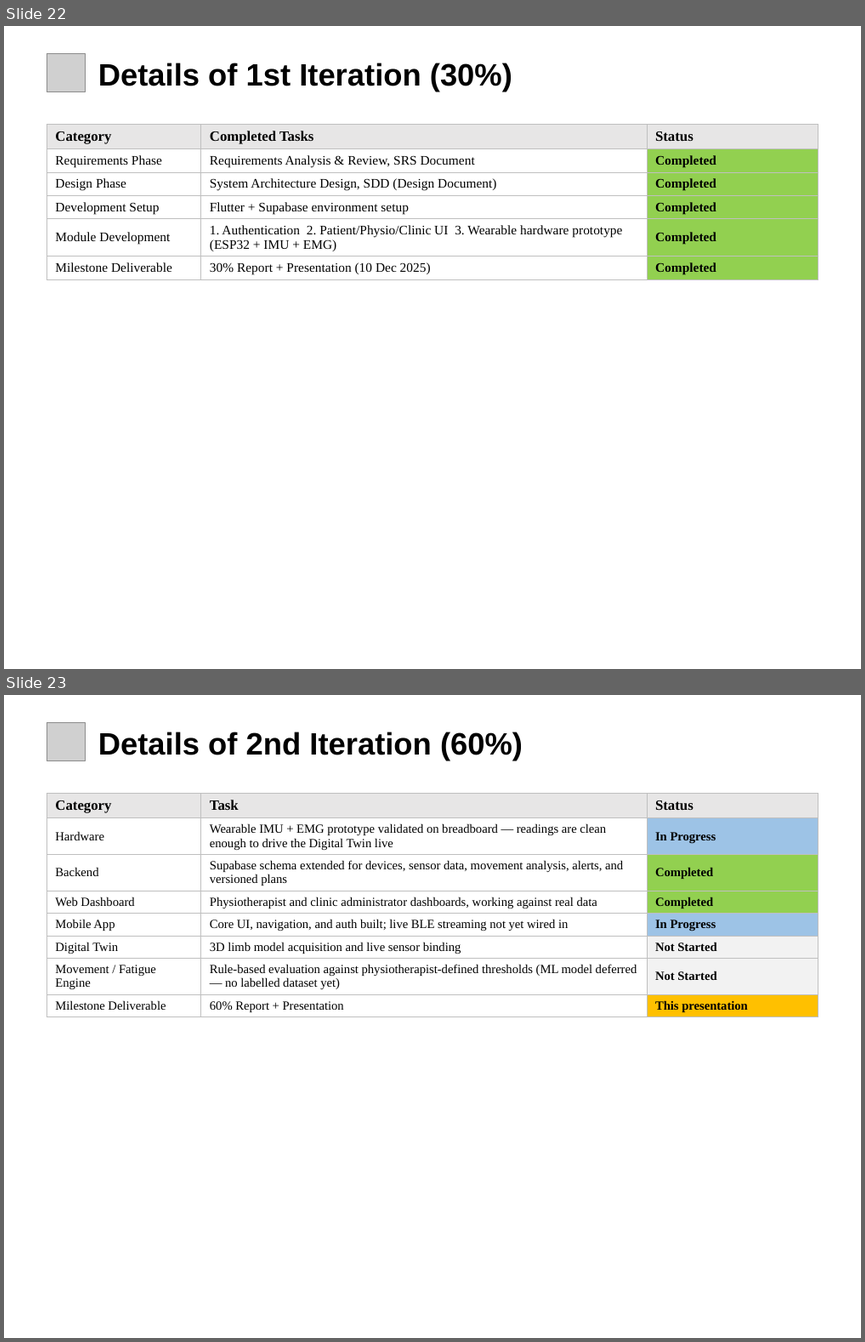
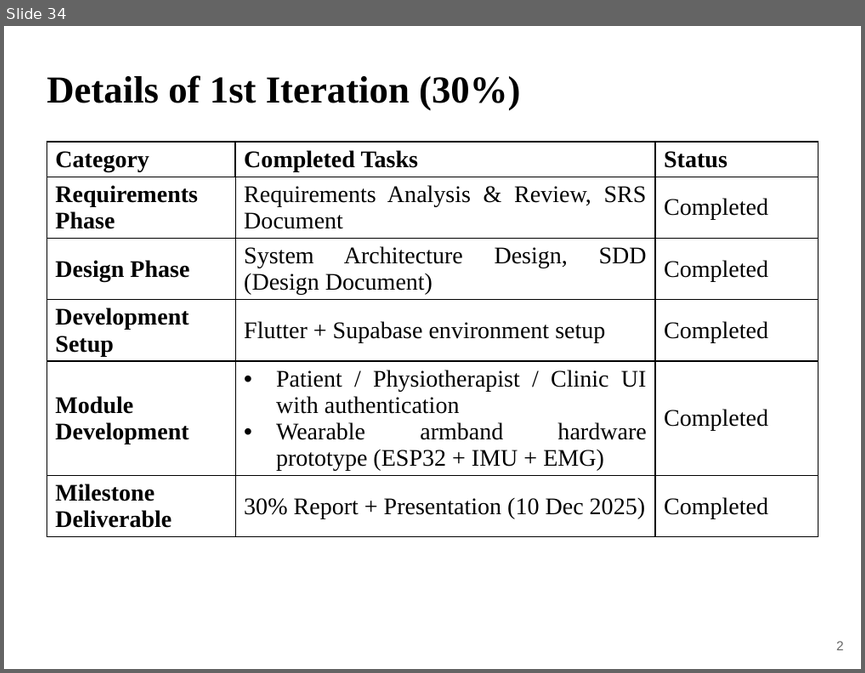
Before and after one commit to Tehreem-cmpsc/intelirehab, a slide deck: docs/presentations/InteliRehab_60_Percent_Presentation.pptx. Shown one above the other, each under a label of ours: slides 22 and 23 before the commit, slide 34 after it. The pictures are 865x1342 and 865x673 pixels, drawn with LibreOffice and Linux fonts; fonts in the diff are those of the drawing; grey boxes stand for pictures. Boxes give left, top, right and bottom in pixels: in the first picture for what was removed or moved away, otherwise in the second. Text is boxed around its words. In the diff, an @@ line names an element or a change of style, - is before the commit and + after.

```diff
--- a/docs/presentations/InteliRehab_60_Percent_Presentation.pptx
+++ b/docs/presentations/InteliRehab_60_Percent_Presentation.pptx
@@ slide 23 removed at <box>4,695,861,1338</box>, background #FFFFFF @@
@@ picture removed at <box>46,722,86,761</box> @@
@@ text removed at <box>98,732,522,761</box> @@
-Details of 2nd Iteration (60%)
@@ table removed at <box>46,794,818,1015</box>, 8 rows, 3 columns @@
-Category | Task | Status
-Hardware | Wearable IMU + EMG prototype validated on breadboard — readings are clean enough to drive the Digital Twin live | In Progress
-Backend | Supabase schema extended for devices, sensor data, movement analysis, alerts, and versioned plans | Completed
-Web Dashboard | Physiotherapist and clinic administrator dashboards, working against real data | Completed
-Mobile App | Core UI, navigation, and auth built; live BLE streaming not yet wired in | In Progress
-Digital Twin | 3D limb model acquisition and live sensor binding | Not Started
-Movement / Fatigue Engine | Rule-based evaluation against physiotherapist-defined thresholds (ML model deferred — no labelled dataset yet) | Not Started
-Milestone Deliverable | 60% Report + Presentation | This presentation
@@ what was slide 22 is now slide 34 @@
@@ slide 34 changed as well @@
@@ text "Details of 1st Iteration (30%)": place and size @@
-text "Details of 1st Iteration (30%)" at <box>98,63,512,92</box>
+text "Details of 1st Iteration (30%)" at <box>46,75,520,111</box>
@@ text "Details of 1st Iteration (30%)" at <box>46,75,520,111</box>: size 26 to 32 pt, font Arial to Times New Roman @@
@@ picture removed at <box>46,53,86,92</box> @@
@@ table at <box>46,142,818,564</box> @@
-row 5, column 2: 1. Authentication 2. Patient/Physio/Clinic UI 3. Wearable hardware prototype (ESP32 + IMU + EMG)
+row 5, column 2: Patient / Physiotherapist / Clinic UI with authentication / Wearable armband hardware prototype (ESP32 + IMU + EMG)
@@ fill #E7E6E6 to #FFFFFF in row 1 @@
@@ fill #92D050 to none in 5 cells @@
@@ size 12 to 20 pt in "Category", "Completed Tasks", "Status" @@
@@ size 11 to 20 pt in "Requirements Phase", "Requirements Analysis & Review, SRS Document", "Completed", "Design Phase" and 10 more places @@
@@ bold on in "Requirements Phase", "Design Phase", "Development Setup", "Module Development" and 1 more places @@
@@ bold off in "Completed", "Completed", "Completed", "Completed" and 1 more places @@
@@ alignment left to justified @@
@@ borders changed @@
@@ table: place and size @@
-table at <box>46,125,818,278</box>
+table at <box>46,142,818,564</box>
@@ text added at <box>836,641,844,650</box>, 11 pt, text #666666 @@
+2
```
Also in this commit, not shown: 12 other slides changed, 24 slides added, 11 other slides removed, 55 other files.
